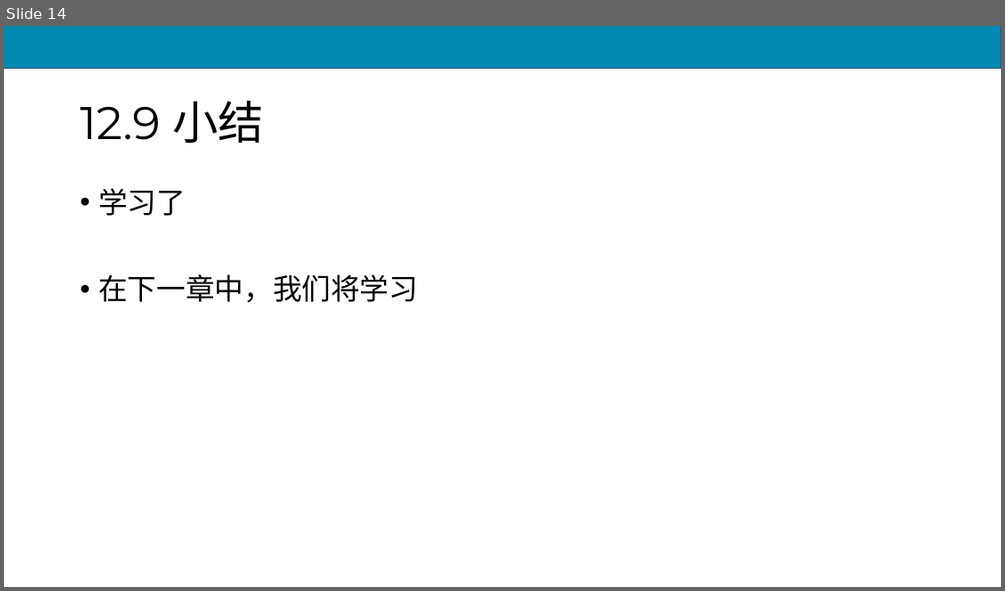
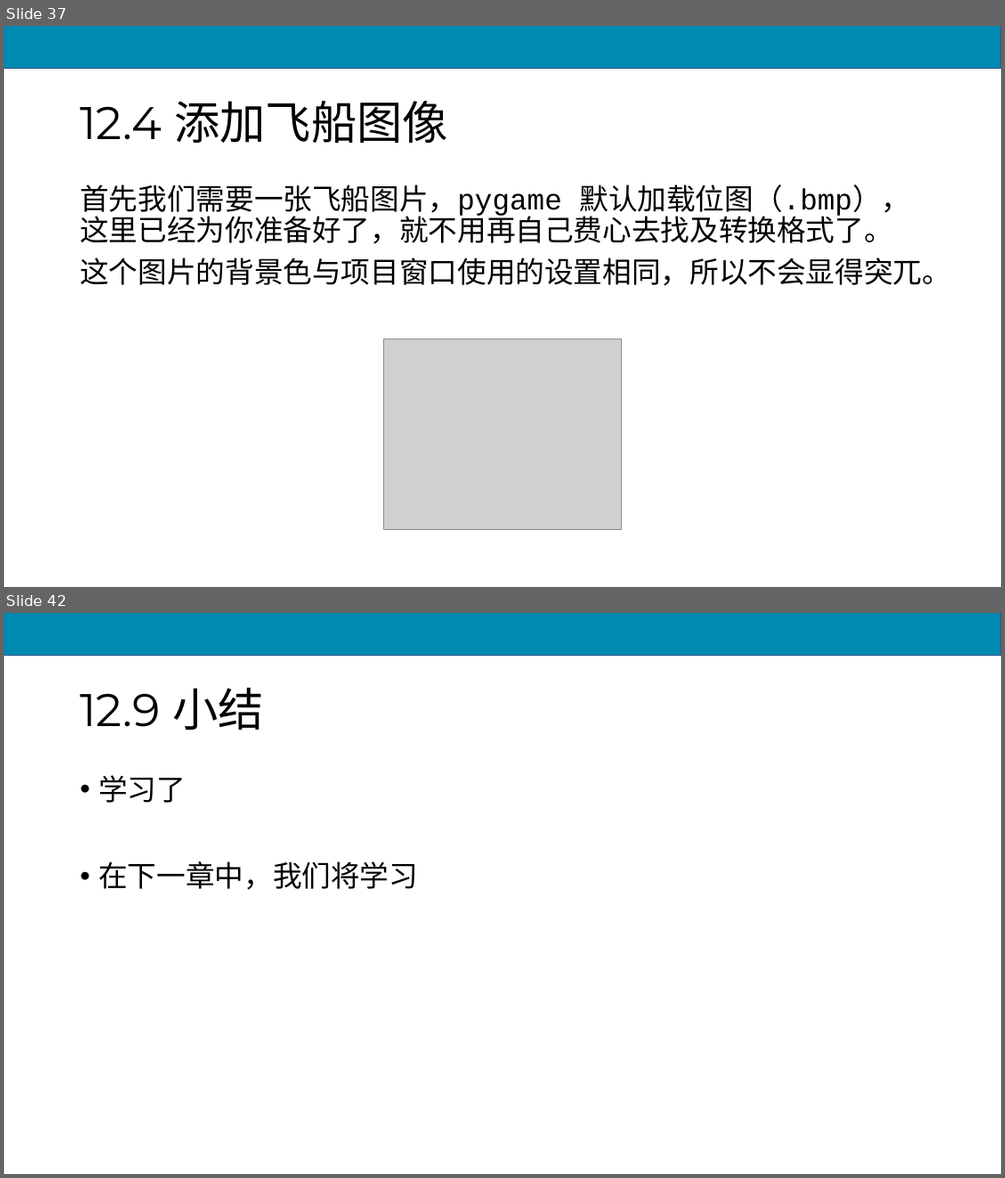
Before and after one commit to scruel/pcc_3e_slides, a slide deck: PPT/chapter12.pptx. Shown one above the other, each under a label of ours: slide 14 before the commit, slides 37 and 42 after it; the slides between them are not shown. The pictures are 1005x591 and 1005x1178 pixels, drawn with LibreOffice and Linux fonts; fonts in the diff are those of the drawing; grey boxes stand for pictures. Boxes give left, top, right and bottom in pixels: in the first picture for what was removed or moved away, otherwise in the second. Text is boxed around its words. In the diff, an @@ line names an element or a change of style, - is before the commit and + after.

```diff
--- a/PPT/chapter12.pptx
+++ b/PPT/chapter12.pptx
@@ slide 37 added at [4,26,1001,587], background #FFFFFF; not listed: 1 template element that a slide beside it also shows @@
@@ title added at [80,101,448,143], 44 pt, text #000000 @@
+12.4 添加飞船图像
@@ text added at [80,184,951,286], 28 pt, text #000000 @@
+首先我们需要一张飞船图片，pygame 默认加载位图（.bmp），这里已经为你准备好了，就不用再自己费心去找及转换格式了。
+这个图片的背景色与项目窗口使用的设置相同，所以不会显得突兀。
@@ picture added at [384,339,621,529] @@
@@ what was slide 14 is now slide 42 @@
```
Also in this commit, not shown: 1 slide changed, 37 other slides added, 10 slides removed, 7 other files.
